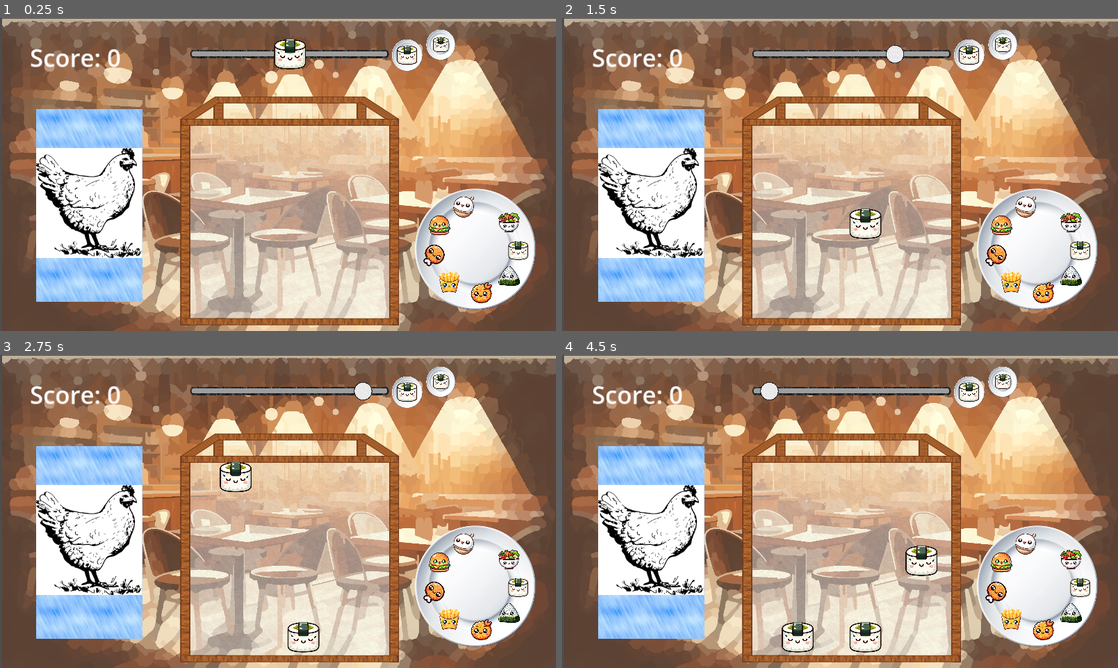
Above: before the commit, frames 1-4 (two rows, left to right).
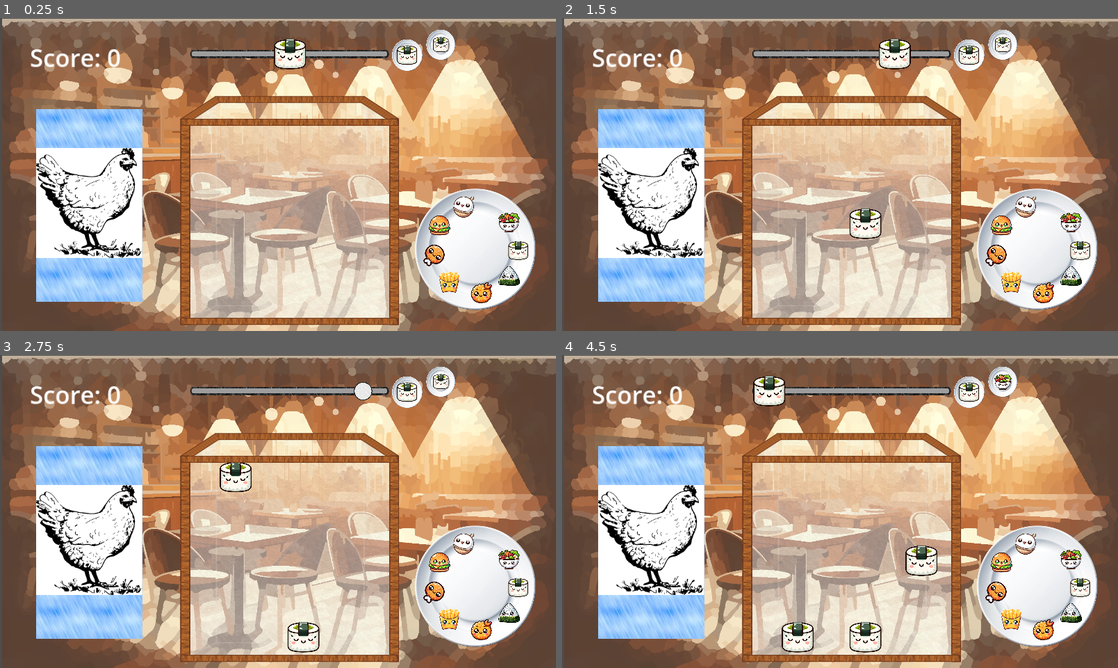
Above: after the commit, the same moments.

Repository: Niwatori401/DropGame
Game: Godot game, scene res://main_root.tscn
Same seed, same stepped clock (60 frames per second), same inputs: the game is played once before the commit and once after it.
Inputs:
- Up to frame 1 (0.25 s): no input
- Up to frame 2 (1.5 s): tap Enter at 0.5 s; hold Right (move_right) 0.53-1.28 s; tap S (drop_ball) at 0.6, 1.35 s; hold Left (move_left) from 1.28 s (still down)
- Up to frame 3 (2.75 s): release Left (move_left) at 2.03 s; hold Right (move_right) from 2.03 s (still down); tap S (drop_ball) at 2.1 s
- Up to frame 4 (4.5 s): tap S (drop_ball) at 2.85, 3.6, 4.35 s; release Right (move_right) at 3.53 s; hold Left (move_left) from 3.53 s (still down)

The runs differ from the first frame. In frame 1, 0.9% of the frame differs, in the area x 32-72%, y 24-99%; in frame 2, 1.3%; in frame 3, 0.9%; in frame 4, 1.4%, in the area x 32-81%, y 6-99%.

Commit message:
Add audio/bgm Update box art

Diff:
--- a/Score.gd
+++ b/Score.gd
@@ -14,6 +14,5 @@
 
 
 func _on_ball_popped(ball_type):
-	print("POPPPPPPED")
-	self.score += ball_type * 100
+	self.score += ball_type * 5
 	self.text = "Score: " + str(score)
--- a/ball.gd
+++ b/ball.gd
@@ -5,12 +5,18 @@
 @export var max_ball_type : int = 8
 @export var base_scale : float = 4.675
 
+
 var ball_sizes = [0.6, 0.75, .9, 1.1, 1.3, 1.5, 1.8, 2.2]
 var ball_masses = [0.6, 0.75, .9, 1.1, 1.3, 1.5, 2.0, 2.5]
+var ball_pitches = [1, 0.8, 0.7, 0.6, 0.5, 0.4, 0.25, 0.1]
 var should_teleport : bool = false
 var teleport_location : Vector2 = Vector2.ZERO
 @export var time_since_last_check : float;
 @export var time_between_checks : float = 1;
+
+var time_since_thud : float = 0;
+var time_between_thuds : float = 0.5;
+var time_until_thudless : float = 6;
 
 func _ready():
 	set_contact_monitor(true)
@@ -24,6 +30,7 @@
 	self.mass = ball_masses[self.ball_type - 1]
 
 func _process(delta):
+	time_since_thud += delta;
 	time_since_last_check += delta;
 
 	if time_since_last_check >= time_between_checks:
@@ -52,6 +59,11 @@
 		should_teleport = false
 
 func _on_body_entered(body):
+	if time_since_thud > time_between_thuds and time_since_thud < time_until_thudless:
+		$Thud.set_pitch_scale(self.ball_pitches[self.ball_type - 1]);
+		$Thud.play();
+		time_since_thud = 0;
+
 	if body.is_in_group("ball") and body.ball_type == self.ball_type and body.ball_type < self.max_ball_type:
 		self.ball_type += 1
 		should_teleport = true
@@ -60,6 +72,7 @@
 		var start_loc = self.get_global_transform().get_origin()
 		var end_loc = body.get_global_transform().get_origin()
 		self.teleport_location = (start_loc + end_loc) / 2
-
+		$Pop.set_pitch_scale(self.ball_pitches[self.ball_type - 1]);
+		$Pop.play();
 		emit_signal("popped", self.ball_type)
 		body.queue_free()
--- a/ball.tscn
+++ b/ball.tscn
@@ -9,6 +9,8 @@
 [ext_resource type="Texture2D" uid="uid://dqboatysfvpln" path="res://art/ball6.png" id="7_6kms5"]
 [ext_resource type="Texture2D" uid="uid://dr3oba7i3uprc" path="res://art/ball7.png" id="8_v2er2"]
 [ext_resource type="Texture2D" uid="uid://dywncqvu0afyp" path="res://art/ball8.png" id="9_26jpf"]
+[ext_resource type="AudioStream" uid="uid://cxu67pbsv5cnv" path="res://audio/pop.ogg" id="10_56okw"]
+[ext_resource type="AudioStream" uid="uid://ce4u3a13k4gn3" path="res://audio/thump.wav" id="11_8cfyy"]
 
 [sub_resource type="PhysicsMaterial" id="PhysicsMaterial_w0cf1"]
 friction = 0.5
@@ -96,4 +98,11 @@
 sprite_frames = SubResource("SpriteFrames_rvfp1")
 animation = &"3"
 
+[node name="Pop" type="AudioStreamPlayer" parent="."]
+stream = ExtResource("10_56okw")
+
+[node name="Thud" type="AudioStreamPlayer" parent="."]
+stream = ExtResource("11_8cfyy")
+volume_db = -6.33
+
 [connection signal="body_entered" from="." to="." method="_on_body_entered"]
--- a/dropper.tscn
+++ b/dropper.tscn
@@ -36,5 +36,6 @@
 scale = Vector2(2, 2)
 
 [node name="DropTimer" type="Timer" parent="."]
+wait_time = 0.75
 
 [connection signal="timeout" from="DropTimer" to="." method="_on_drop_timer_timeout"]
--- a/main_root.tscn
+++ b/main_root.tscn
@@ -7,6 +7,8 @@
 [ext_resource type="PackedScene" uid="uid://232acipa188l" path="res://ball_wheel.tscn" id="3_50ynx"]
 [ext_resource type="PackedScene" uid="uid://3m53sb0x2u24" path="res://Score.tscn" id="5_34tjh"]
 [ext_resource type="PackedScene" uid="uid://decp1b3bqjrqw" path="res://Character.tscn" id="6_ofcic"]
+[ext_resource type="AudioStream" uid="uid://0xqouh58ade0" path="res://audio/Canon in D for Two Harps.mp3" id="8_e5vxy"]
+[ext_resource type="Texture2D" uid="uid://jfutcl4fr7k7" path="res://art/boxtop.png" id="8_rmwwa"]
 
 [node name="MainRoot" type="Node"]
 
@@ -52,3 +54,13 @@
 
 [node name="Body" parent="." instance=ExtResource("6_ofcic")]
 position = Vector2(185, 388)
+
+[node name="TopOfBoxSprite" type="Sprite2D" parent="."]
+position = Vector2(601, 400)
+scale = Vector2(0.766026, 0.592461)
+texture = ExtResource("8_rmwwa")
+
+[node name="BGM" type="AudioStreamPlayer" parent="."]
+stream = ExtResource("8_e5vxy")
+volume_db = -8.303
+autoplay = true
Binary file changed: art/box.png
Binary file added: art/boxtop.png
Not shown, added: art/boxtop.png.import
Not shown, added: audio/Canon in D for Two Harps.mp3.import
Not shown, added: audio/pop.ogg.import
Not shown, added: audio/thump.wav.import
Not shown: 1 places in ball.tscn that only renumber resources
Not shown: 1 places in main_root.tscn that only renumber resources
Not shown, added: audio/ATTRIBUTION
Not shown, added: audio/Canon in D for Two Harps.mp3
Not shown, added: audio/pop.ogg
Not shown, added: audio/thump.wav
